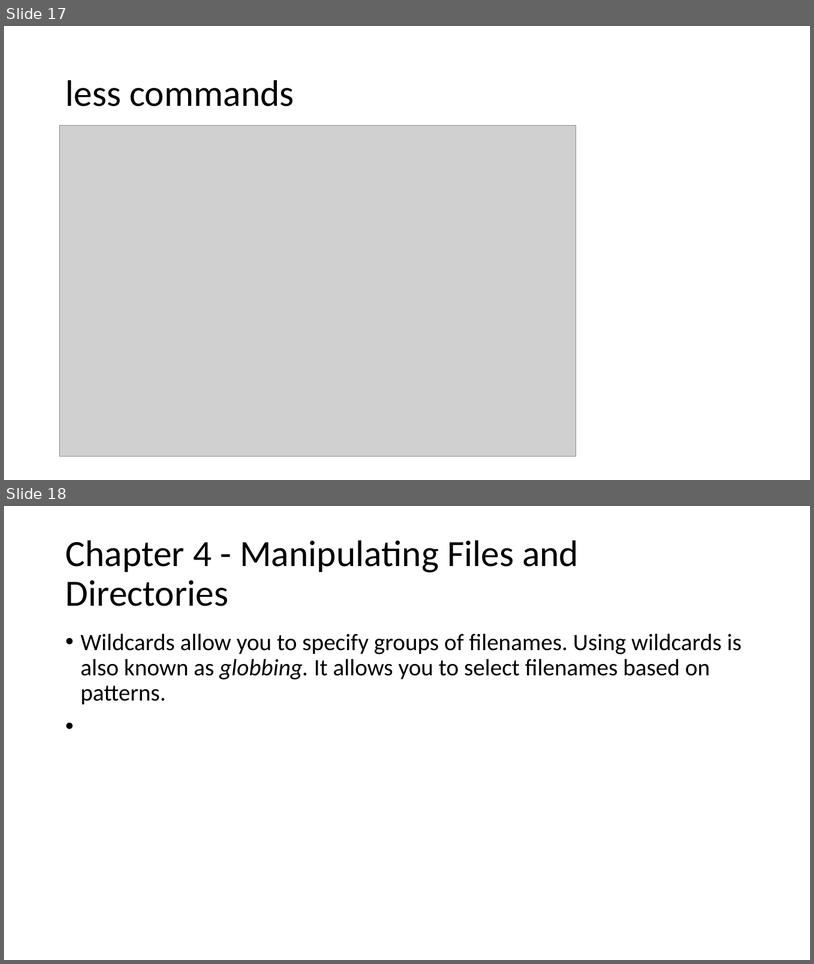
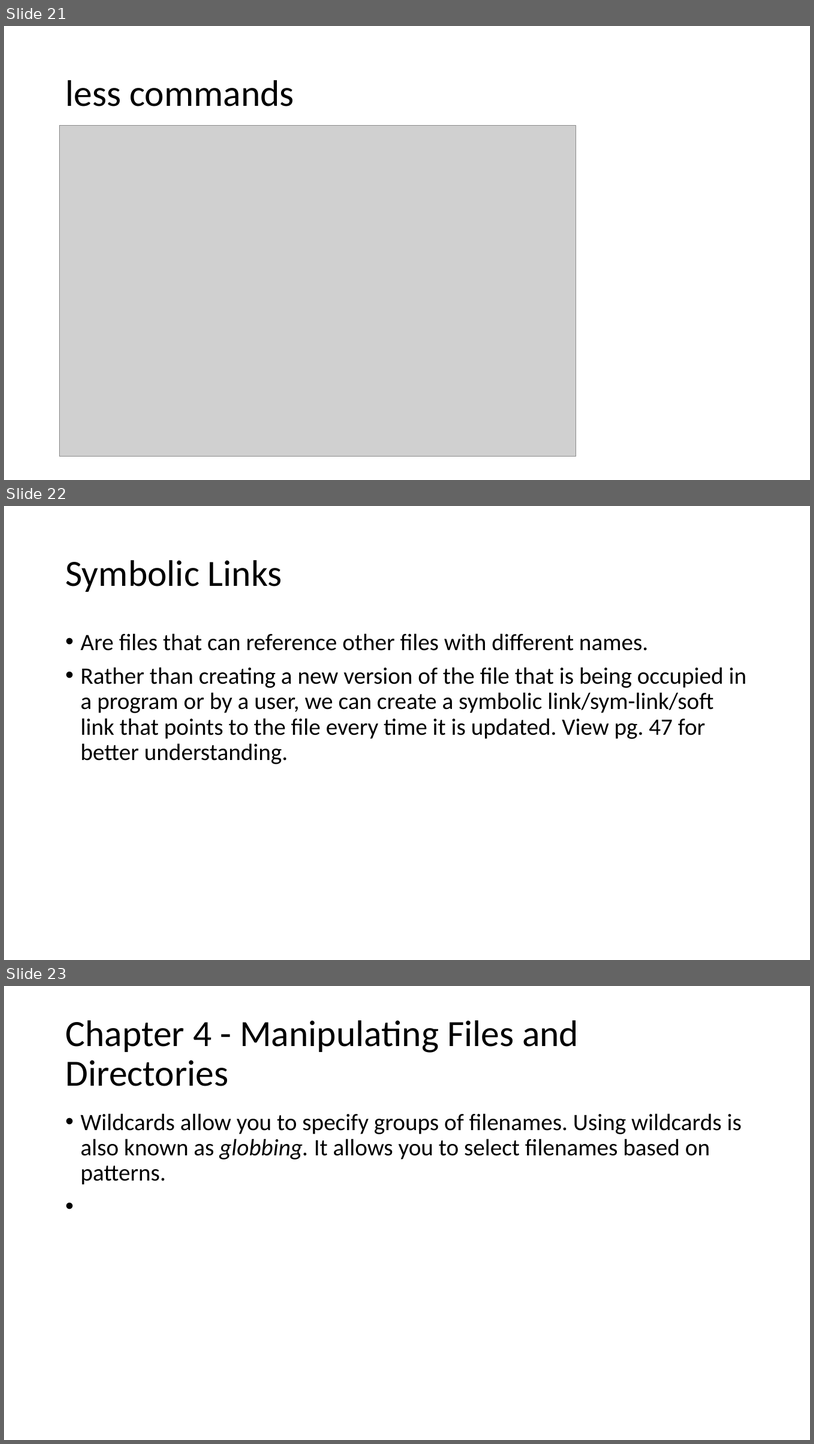
Before and after one commit to znorcross211/CSI402-Notes, a slide deck: Notes/shell-notes.pptx. Shown one above the other, each under a label of ours: slides 17 and 18 before the commit, slides 21, 22 and 23 after it. The pictures are 814x964 and 814x1444 pixels, drawn with LibreOffice and Linux fonts; fonts in the diff are those of the drawing; grey boxes stand for pictures. Boxes give left, top, right and bottom in pixels: in the first picture for what was removed or moved away, otherwise in the second. Text is boxed around its words. In the diff, an @@ line names an element or a change of style, - is before the commit and + after.

```diff
--- a/Notes/shell-notes.pptx
+++ b/Notes/shell-notes.pptx
@@ slide 22 added at box(4, 506, 810, 960), background #FFFFFF @@
@@ title added at box(65, 560, 282, 592), 44 pt, text #000000 @@
+Symbolic Links
@@ text added at box(81, 633, 747, 764), 28 pt, text #000000 @@
+• Are files that can reference other files with different names.
+• Rather than creating a new version of the file that is being occupied in a program or by a user, we can create a symbolic link/sym-link/soft link that points to the file every time it is updated. View pg. 47 for better understanding.
@@ what was slide 17 is now slide 21 @@
@@ what was slide 18 is now slide 23 @@
```
Also in this commit, not shown: 2 slides changed, 5 other slides added, 1 slide removed, 2 other files.
